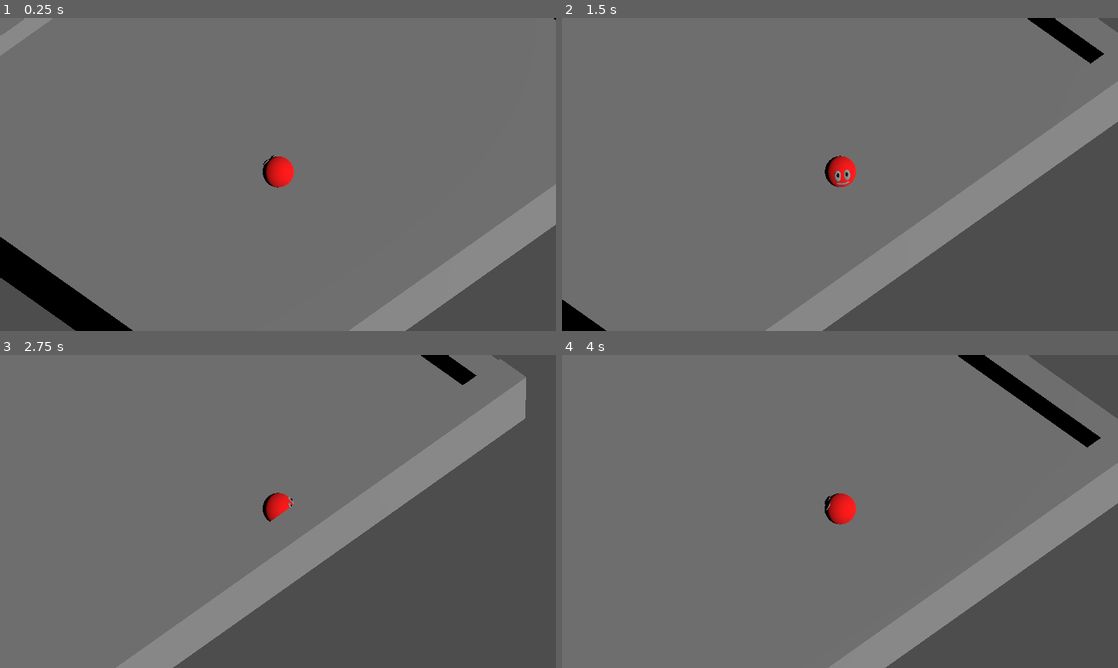
Above: before the commit, frames 1-4 (two rows, left to right).
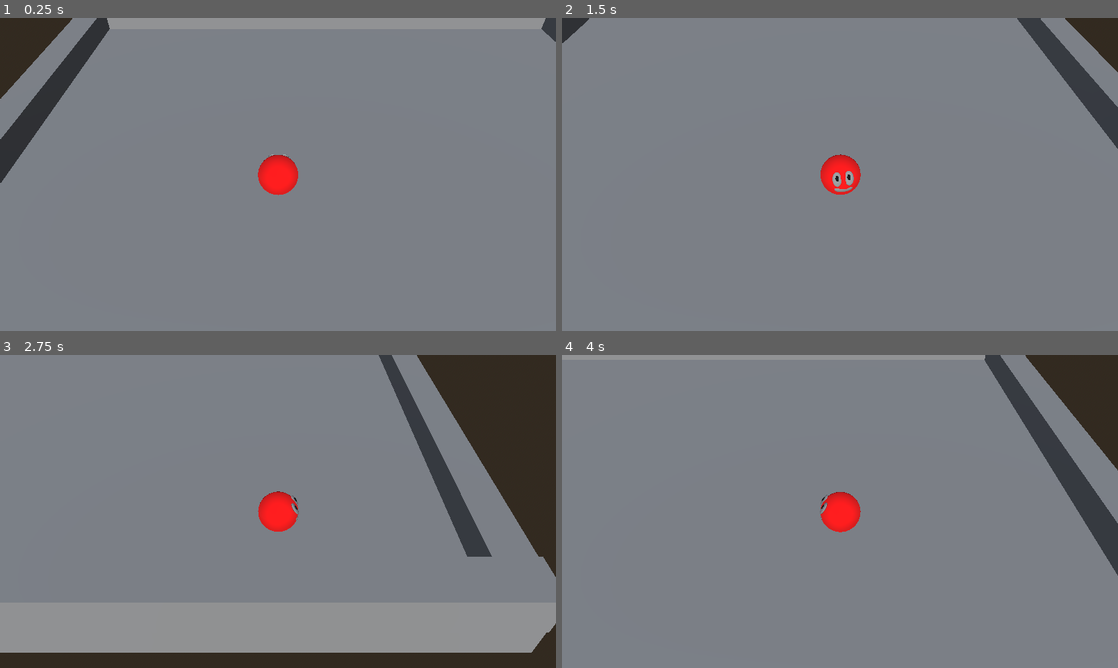
Above: after the commit, the same moments.

Repository: melonboyo/entomo
Game: Godot game, scene res://Scenes/CharacterTesting.tscn
The game is run twice, just before and just after one commit, with the same random seed, the same clock (stepped at 60 frames per second) and the same inputs.
Inputs:
- Up to frame 1 (0.25 s): no input
- Up to frame 2 (1.5 s): hold D (move_right) 0.53-1.28 s; tap E (interact) at 0.6 s; tap Space (move_jump) at 0.77 s; hold S (move_backward) from 1.28 s (still down); tap Q (special_ability) at 1.35 s
- Up to frame 3 (2.75 s): tap Space (move_jump) at 1.52 s; release S (move_backward) at 2.03 s; hold D (move_right) from 2.03 s (still down); tap E (interact) at 2.1 s
- Up to frame 4 (4 s): release D (move_right) at 2.78 s; hold W (move_forward) 2.78-3.53 s; tap Q (special_ability) at 2.85 s; tap Space (move_jump) at 3.02, 3.77 s; hold A (move_left) from 3.53 s (still down); tap E (interact) at 3.6 s

The runs differ from the first frame. In frame 1, 48% of the frame differs, in the area x 0-100%, y 0-100%; in frame 2, 61%; in frame 3, 73%; in frame 4, 55%.

Commit message:
Refactor camera code to new script Add root nodes for position and rotation for camera

Diff:
--- /dev/null
+++ b/GameController/Camera.gd
@@ -0,0 +1,16 @@
+extends Node3D
+
+
+@export var camera: Camera3D = null
+@export var game_state_machine: GameStateManager
+
+# Called when the node enters the scene tree for the first time.
+func _ready() -> void:
+	pass # Replace with function body.
+
+
+# Called every frame. 'delta' is the elapsed time since the previous frame.
+func _physics_process(delta: float) -> void:
+	# Simple camera follow for playtesting. TODO: implement proper camera follow as part of swapping between creatures
+	#camera.size = game_state_machine.currentPossessedCreature.CAMERA_SIZE
+	global_position = game_state_machine.currentPossessedCreature.global_position
--- a/GameStateManager/PlayerInputController.gd
+++ b/GameStateManager/GameStateManager.gd
@@ -1,5 +1,6 @@
 # This script is responsible for providing input to the current GenericCharacterController script, ensuring that only one character can be controlled at a time
-extends Node3D
+extends Node
+class_name GameStateManager
 
 @export var currentPossessedCreature: GenericCharacterController = null
 @export var camera: Camera3D = null
@@ -10,7 +11,7 @@
 
 
 # Called every frame. 'delta' is the elapsed time since the previous frame.
-func _physics_process(delta: float) -> void:
+func _process(delta: float) -> void:
 	if(currentPossessedCreature == null or camera == null):
 		return
 
@@ -33,8 +34,4 @@
 	if(Input.is_action_just_pressed("special_ability")):
 		currentPossessedCreature.handleSpecialAbility()
 
-	# Simple camera follow for playtesting. TODO: implement proper camera follow as part of swapping between creatures
-	camera.size = currentPossessedCreature.CAMERA_SIZE
-	camera.position = currentPossessedCreature.position + Vector3(-10, 14, 10)
-
 	pass
--- a/GameStateManager/GameStateManager.tscn
+++ b/GameStateManager/GameStateManager.tscn
@@ -1,6 +1,6 @@
 [gd_scene load_steps=2 format=3 uid="uid://dclrt7yy6gtq6"]
 
-[ext_resource type="Script" path="res://GameStateManager/PlayerInputController.gd" id="1_ddpt0"]
+[ext_resource type="Script" path="res://GameStateManager/GameStateManager.gd" id="1_ddpt0"]
 
-[node name="GameStateManager" type="Node3D"]
+[node name="GameStateManager" type="Node"]
 script = ExtResource("1_ddpt0")
--- a/Scenes/CharacterTesting.tscn
+++ b/Scenes/CharacterTesting.tscn
@@ -1,5 +1,6 @@
-[gd_scene load_steps=5 format=3 uid="uid://dyudv4itc62ua"]
+[gd_scene load_steps=9 format=3 uid="uid://dyudv4itc62ua"]
 
+[ext_resource type="Script" path="res://GameController/Camera.gd" id="1_gdsmn"]
 [ext_resource type="PackedScene" uid="uid://bj7rxxs3efy3j" path="res://Characters/Parasite/Parasite.tscn" id="1_htcmh"]
 [ext_resource type="PackedScene" uid="uid://dclrt7yy6gtq6" path="res://GameStateManager/GameStateManager.tscn" id="2_lrlr4"]
 
@@ -7,13 +8,40 @@
 
 [sub_resource type="BoxMesh" id="BoxMesh_r6fp7"]
 
+[sub_resource type="ProceduralSkyMaterial" id="ProceduralSkyMaterial_xyw6j"]
+
+[sub_resource type="Sky" id="Sky_snt87"]
+sky_material = SubResource("ProceduralSkyMaterial_xyw6j")
+
+[sub_resource type="Environment" id="Environment_r4kk1"]
+background_mode = 2
+sky = SubResource("Sky_snt87")
+
 [node name="Scene" type="Node3D"]
+
+[node name="GameStateManager" parent="." node_paths=PackedStringArray("currentPossessedCreature", "camera") instance=ExtResource("2_lrlr4")]
+currentPossessedCreature = NodePath("../Parasite")
+camera = NodePath("../CameraRoot/RotationRoot/Camera3D")
+
+[node name="Parasite" parent="." instance=ExtResource("1_htcmh")]
+transform = Transform3D(1, 0, 0, 0, 1, 0, 0, 0, 1, -2.16028, 1.55166, 2.964)
+
+[node name="CameraRoot" type="Node3D" parent="." node_paths=PackedStringArray("camera", "game_state_machine")]
+transform = Transform3D(1, 0, 0, 0, 1, 0, 0, 0, 1, -2.16028, 1.55166, 2.964)
+script = ExtResource("1_gdsmn")
+camera = NodePath("RotationRoot/Camera3D")
+game_state_machine = NodePath("../GameStateManager")
+
+[node name="RotationRoot" type="Node3D" parent="CameraRoot"]
+transform = Transform3D(1, 0, 0, 0, 0.74444, 0.66769, 0, -0.66769, 0.74444, 0, 0, 0)
+
+[node name="Camera3D" type="Camera3D" parent="CameraRoot/RotationRoot"]
+transform = Transform3D(1, 0, 0, 0, 1, 0, 0, 0, 1, 0, 0, 10.676)
+fov = 40.0
+size = 20.0
 
 [node name="DirectionalLight3D" type="DirectionalLight3D" parent="."]
 transform = Transform3D(1, 0, 0, 0, 0.840368, 0.542016, 0, -0.542016, 0.840368, -0.00180054, 10.4981, 31.7402)
-
-[node name="Parasite" parent="." instance=ExtResource("1_htcmh")]
-transform = Transform3D(1, 0, 0, 0, 1, 0, 0, 0, 1, -2.16028, 1.55166, 2.964)
 
 [node name="StaticGeometry" type="Node3D" parent="."]
 
@@ -71,12 +99,5 @@
 transform = Transform3D(21.1851, 0, 0, 0, 1.00939, 0, 0, 0, 19.3849, 0, 0, 0)
 mesh = SubResource("BoxMesh_r6fp7")
 
-[node name="GameStateManager" parent="." node_paths=PackedStringArray("currentPossessedCreature", "camera") instance=ExtResource("2_lrlr4")]
-transform = Transform3D(1, 0, 0, 0, 1, 0, 0, 0, 1, 0.0787029, 0.173008, -0.100365)
-currentPossessedCreature = NodePath("../Parasite")
-camera = NodePath("../Camera3D")
-
-[node name="Camera3D" type="Camera3D" parent="."]
-transform = Transform3D(0.707107, 0.5, -0.5, 0, 0.707107, 0.707107, 0.707107, -0.5, 0.5, -12.1603, 16.5517, 12.964)
-projection = 1
-size = 20.0
+[node name="WorldEnvironment" type="WorldEnvironment" parent="."]
+environment = SubResource("Environment_r4kk1")
--- a/project.godot
+++ b/project.godot
@@ -18,6 +18,7 @@
 [display]
 
 window/size/resizable=false
+window/size/always_on_top=true
 window/stretch/mode="viewport"
 
 [input]
